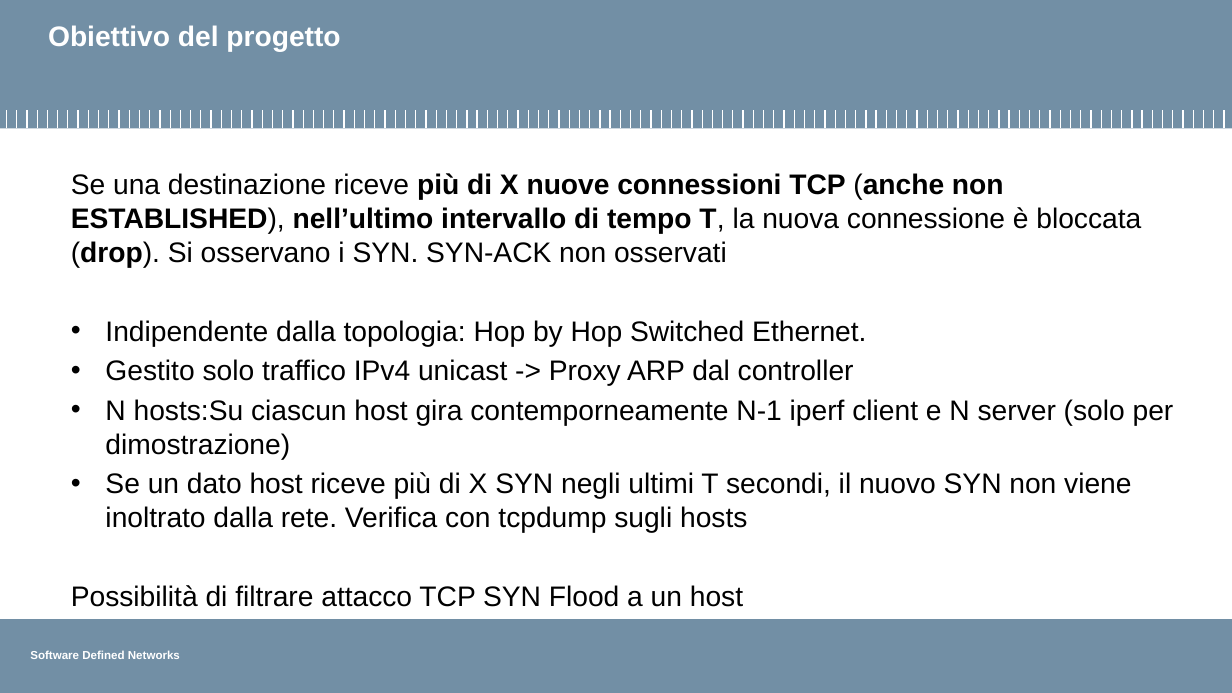
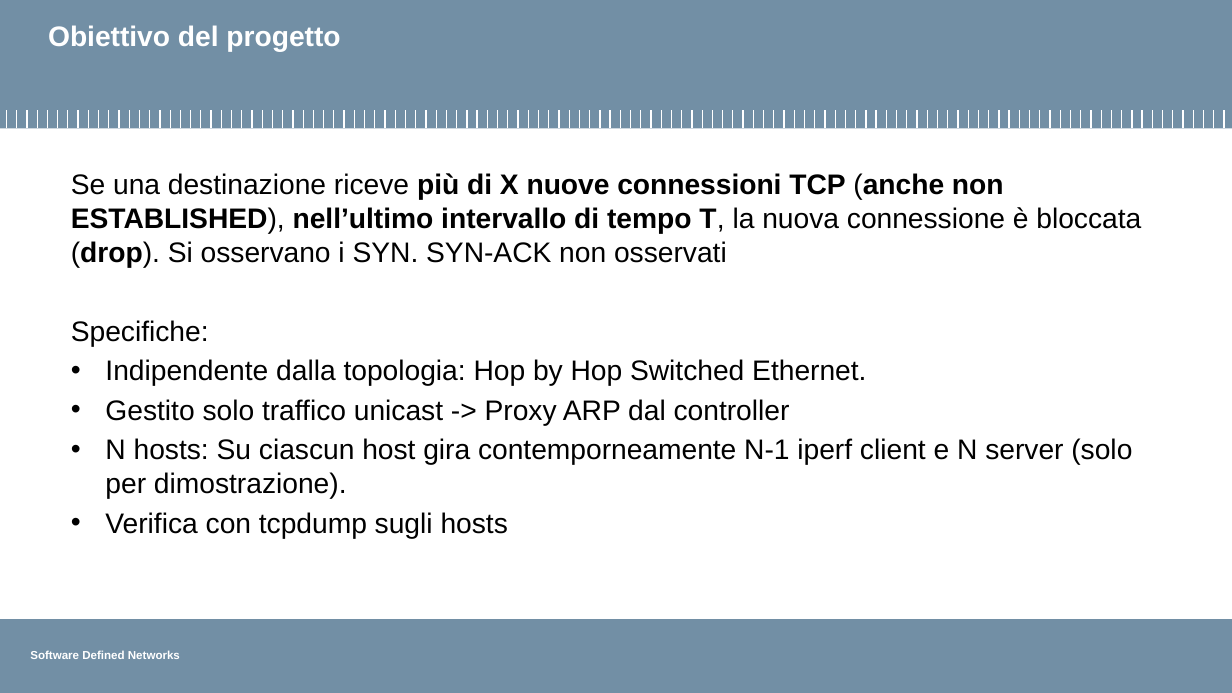
Before and after one commit to pierluigigrossi/progetto-SDN, a slide deck: slide 4 of intermedia8.pptx. Drawn at 1232x693 pixels with LibreOffice and Linux fonts; fonts in the diff are those of the drawing; background and template pictures are left out. Boxes give left, top, right and bottom in pixels: in the first picture for what was removed or moved away, otherwise in the second. Text is boxed around its words. In the diff, an @@ line names an element or a change of style, - is before the commit and + after.

Commit message:
presentazione

```diff
--- a/intermedia8.pptx
+++ b/intermedia8.pptx
@@ text at (71, 320, 209, 347): paragraph added @@
+Specifiche:
@@ text at (105, 399, 1132, 539): text changed @@
-• Gestito solo traffico IPv4 unicast -> Proxy ARP dal controller
-• N hosts:Su ciascun host gira contemporneamente N-1 iperf client e N server (solo per dimostrazione)
-• Se un dato host riceve più di X SYN negli ultimi T secondi, il nuovo SYN non viene inoltrato dalla rete. Verifica con tcpdump sugli hosts
-Possibilità di filtrare attacco TCP SYN Flood a un host
+• Gestito solo traffico unicast -> Proxy ARP dal controller
+• N hosts: Su ciascun host gira contemporneamente N-1 iperf client e N server (solo per dimostrazione).
+• Verifica con tcpdump sugli hosts
```
Also in this commit, not shown: 3 other slides changed, 2 slides added, 1 slide removed, 1 other file.
